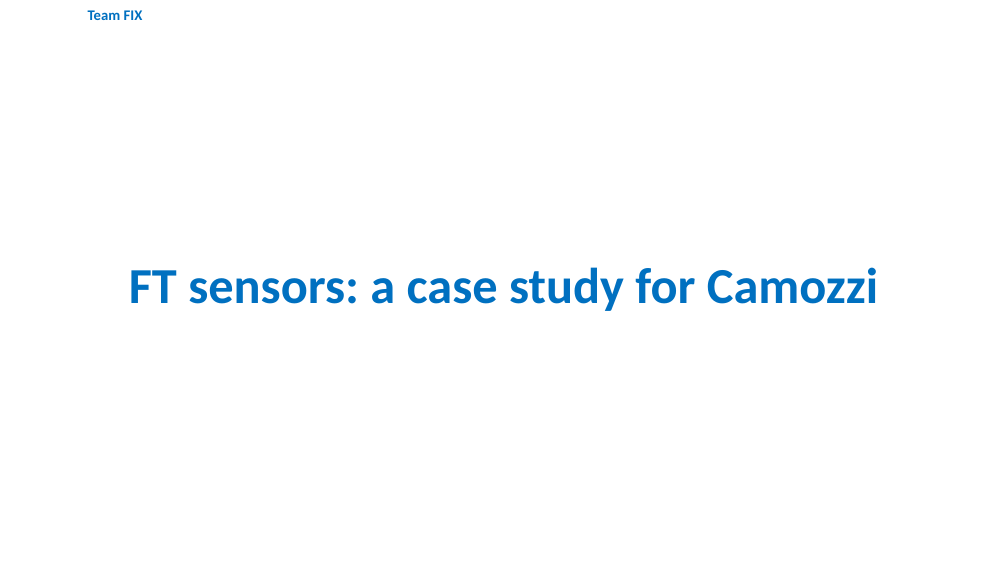
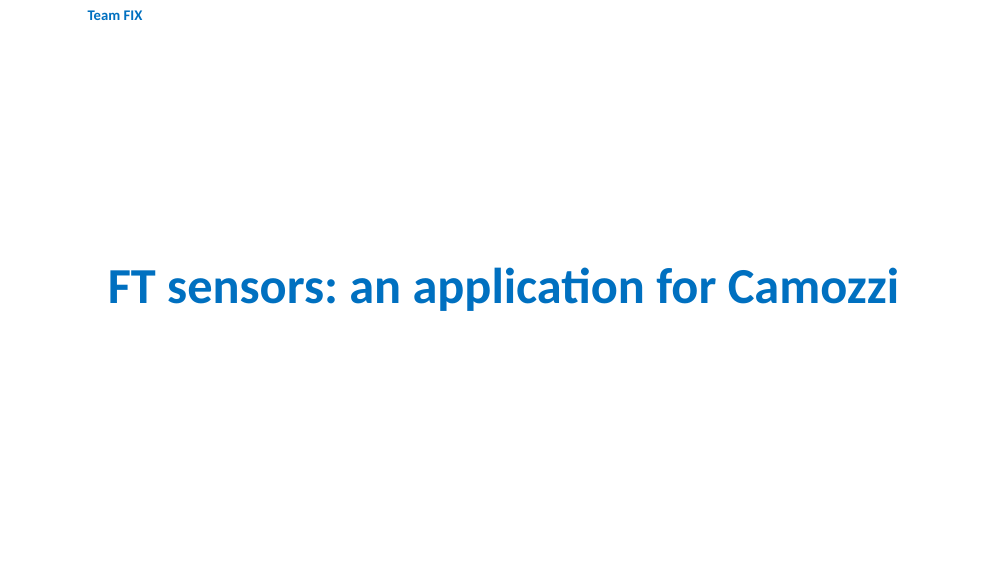
Before and after one commit to icub-tech-iit/ft-sensors-simulink, a slide deck: slide 1 of assets/camozzi_presentation_20220111.pptx. Drawn at 1008x567 pixels with LibreOffice and Linux fonts; fonts in the diff are those of the drawing; background and template pictures are left out. Boxes give left, top, right and bottom in pixels: in the first picture for what was removed or moved away, otherwise in the second. Text is boxed around its words. In the diff, an @@ line names an element or a change of style, - is before the commit and + after.

```diff
--- a/assets/camozzi_presentation_20220111.pptx
+++ b/assets/camozzi_presentation_20220111.pptx
@@ text at [108,267,899,311]: text changed @@
-FT sensors: a case study for Camozzi
+FT sensors: an application for Camozzi
```
Also in this commit, not shown: 5 slides added, 1 slide removed, 2 other files.
